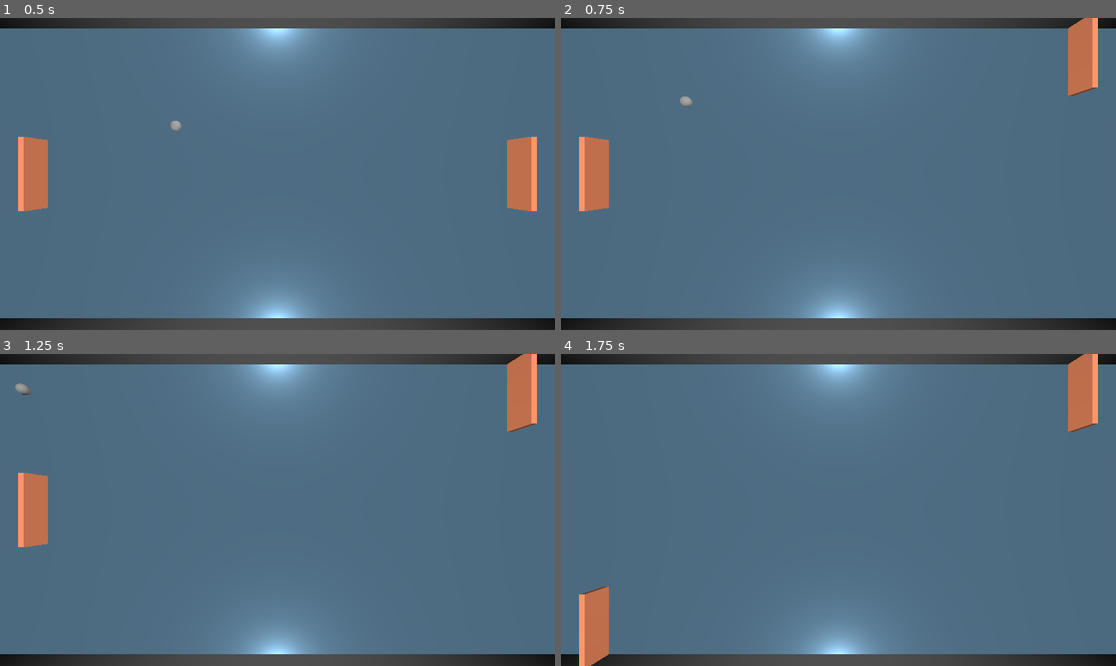
Above: before the commit, frames 1-4 (two rows, left to right).
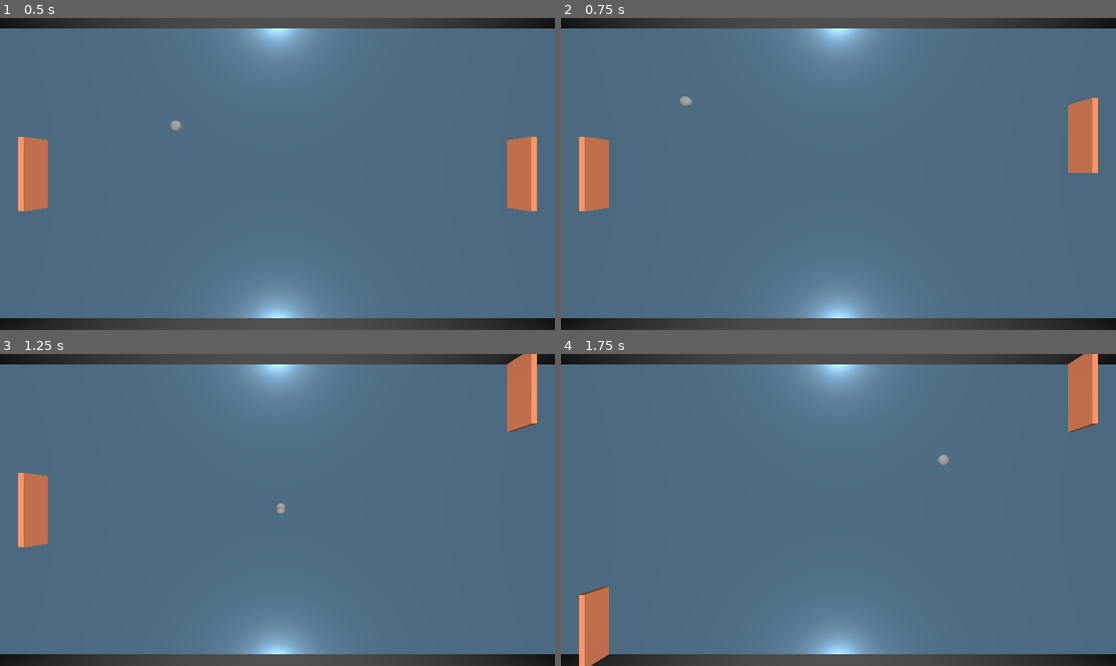
Above: after the commit, the same moments.

Repository: Eryans/godot_pong
Game: Godot game, scene res://main.tscn
Two runs of this game, one before a commit and one after it. Both use one fixed random seed, a clock stepped at 60 frames per second and the inputs below.
Inputs:
- Up to frame 1 (0.5 s): no input
- Up to frame 2 (0.75 s): hold Up (ui_up) from 0.53 s (still down)
- Up to frame 3 (1.25 s): keep holding Up (ui_up)
- Up to frame 4 (1.75 s): release Up (ui_up) at 1.28 s; hold S (down) from 1.28 s (still down)

Frame 1 is identical in both runs. In frame 2, 2.5% of the frame differs, in the area x 91-97%, y 0-50%; in frame 3, 0.1%; in frame 4, less than 0.1%.

Commit message:
ball speed increase

Diff:
--- a/ball.gd
+++ b/ball.gd
@@ -1,7 +1,10 @@
-class_name ball
+class_name Ball
 extends Area3D
 
-@export var speed: float = 10.0;
+@export var base_speed: float = 10.0;
+@export var bounce_speed_increase: float = .5;
+@onready var speed: float = base_speed;
+
 var direction: Vector2 = Vector2.LEFT;
 var rdm: RandomNumberGenerator = RandomNumberGenerator.new()
 
@@ -13,14 +16,16 @@
 	global_position += Vector3(direction.x, global_position.y, direction.y) * speed * delta;
 
 func on_body_entered(body: Node3D) -> void:
+	speed += bounce_speed_increase;
 	if (body is CSGBox3D):
 		direction.y = - direction.y;
 	if (body is Paddle):
 		var paddle: Paddle = body
 		var max_angle = deg_to_rad(75);
 		var offset = (global_position.z - paddle.position.z) / (paddle.get_width().size.z / 2);
-		offset = clamp(offset, -1, 1); # On limite les débordements
-
+		offset = clamp(offset, -1, 1);
 		var angle = lerp(-max_angle, max_angle, (offset + 1) / 2);
-		print()
 		direction = Vector2(cos(angle) * (1 if global_position.x - paddle.position.x > 0 else -1), sin(angle)).normalized();
+func reset() -> void:
+	global_position = Vector3.ZERO;
+	speed = base_speed;
--- a/main.tscn
+++ b/main.tscn
@@ -21,6 +21,7 @@
 
 [node name="Paddle" parent="." instance=ExtResource("1_h2yge")]
 transform = Transform3D(1, 0, 0, 0, 1, 0, 0, 0, 1, -12, 0, 0)
+speed = 2.5
 
 [node name="Paddle2" parent="." instance=ExtResource("1_h2yge")]
 transform = Transform3D(1, 0, 0, 0, 1, 0, 0, 0, 1, 12, 0, 0)
--- a/paddle.gd
+++ b/paddle.gd
@@ -2,13 +2,13 @@
 extends CharacterBody3D
 
 @onready var direction: float = 0;
-@onready var speed: float = 15;
+@export var speed: float = 2.5;
+@export_range(.1, .99) var friction: float = .9;
 
 func get_width() -> AABB:
-	return $MeshInstance3D.get_aabb()
+	return $MeshInstance3D.get_aabb();
 
 func _physics_process(_delta: float) -> void:
 	velocity.z += direction * speed;
-	velocity.z *= 0.85
-	#friction
+	velocity.z *= friction;
 	move_and_slide();
--- a/score_zone.gd
+++ b/score_zone.gd
@@ -1 +1,11 @@
 extends Area3D
+
+func _ready() -> void:
+    area_entered.connect(on_area_entered);
+
+func on_area_entered(area: Area3D) -> void:
+    if (area is Ball):
+        var ball: Ball = area;
+        ball.direction.x = - ball.direction.x;
+        ball.reset();
+    pass
--- a/score_zone.tscn
+++ b/score_zone.tscn
@@ -1,3 +1,6 @@
-[gd_scene format=3 uid="uid://isg2si6p6ka1"]
+[gd_scene load_steps=2 format=3 uid="uid://isg2si6p6ka1"]
+
+[ext_resource type="Script" uid="uid://ixop01xavsf6" path="res://score_zone.gd" id="1_k42b3"]
 
 [node name="ScoreZone" type="Area3D"]
+script = ExtResource("1_k42b3")
